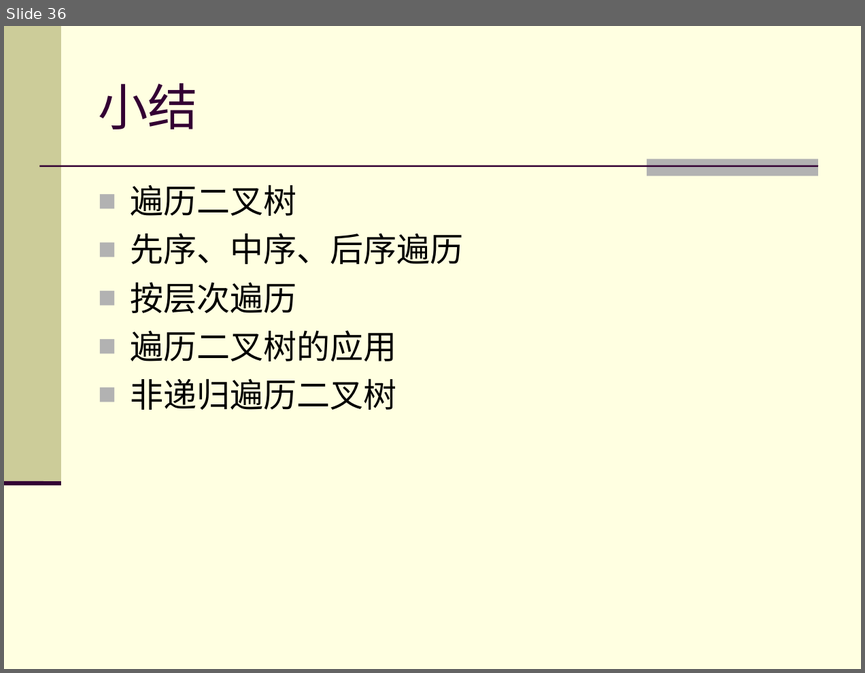
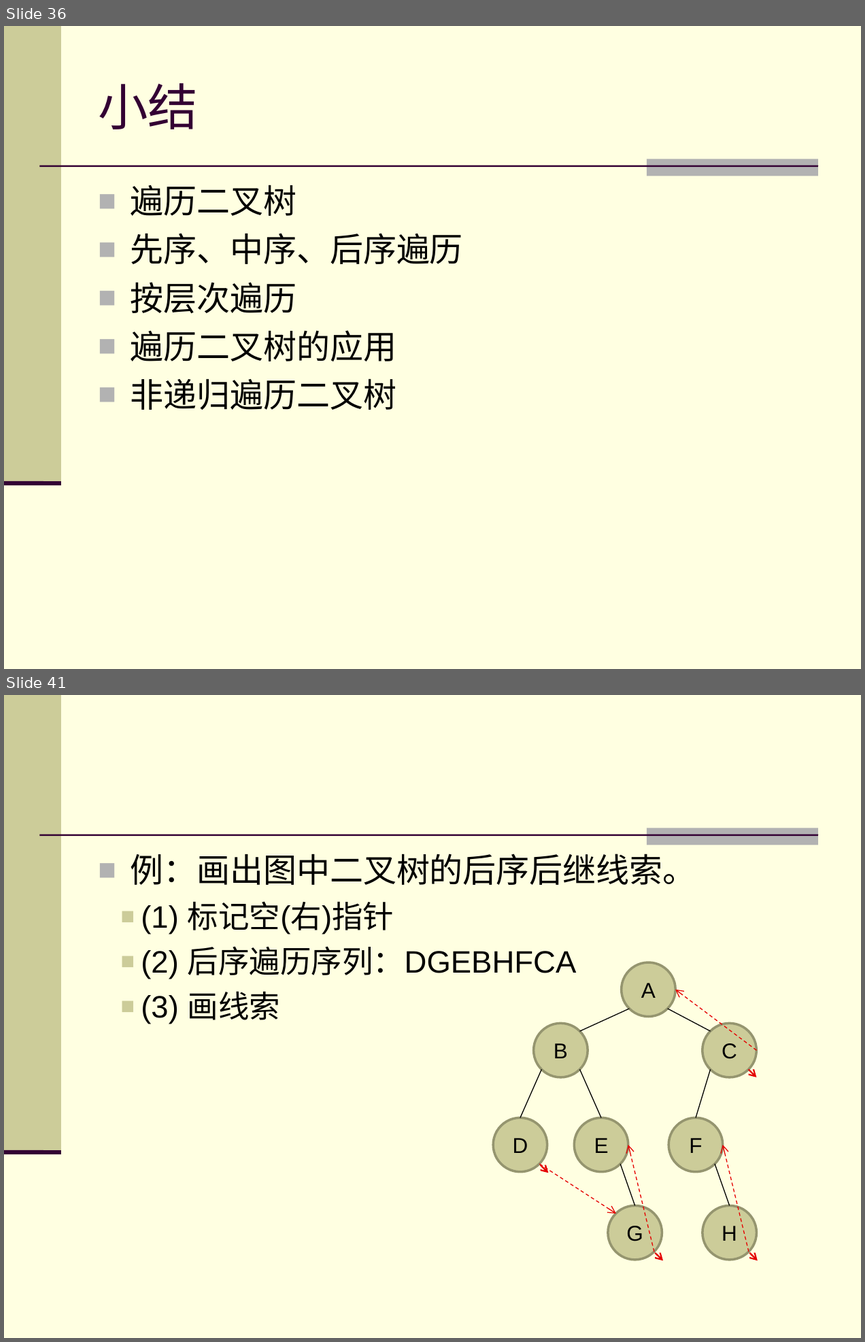
Before and after one commit to zhuangbo/ds-cpp, a slide deck: slides/PPT/ds6.3.ppt. Shown one above the other, each under a label of ours: slide 36 before the commit, slides 36 and 41 after it; the slides between them are not shown. The pictures are 865x673 and 865x1342 pixels, drawn with LibreOffice and Linux fonts; fonts in the diff are those of the drawing. Boxes give left, top, right and bottom in pixels: in the first picture for what was removed or moved away, otherwise in the second. Text is boxed around its words. In the diff, an @@ line names an element or a change of style, - is before the commit and + after.

```diff
--- a/slides/PPT/ds6.3.ppt
+++ b/slides/PPT/ds6.3.ppt
@@ slide 41 added at [4, 695, 861, 1338], background #FFFFE1; not listed: 4 template elements that a slide beside it also shows @@
@@ text added at [130, 853, 696, 1023], 26 pt, text #000000 @@
+■ 例：画出图中二叉树的后序后继线索。
+  ■ (1) 标记空(右)指针
+  ■ (2) 后序遍历序列：DGEBHFCA
+  ■ (3) 画线索
@@ arrow added from (756, 1050) to (675, 989), #E50000 0.74 pt dashed @@
@@ group added at [493, 962, 756, 1259]: 8 ellipses, 7 lines @@
+A
+B
+C
+D
+E
+F
+G
+H
@@ arrow added from (749, 1070) to (756, 1077), #E50000 1.25 pt @@
@@ arrow added from (540, 1164) to (616, 1213), #E50000 0.74 pt dashed @@
@@ arrow added from (654, 1251) to (628, 1145), #E50000 0.74 pt dashed @@
@@ arrow added from (749, 1251) to (723, 1145), #E50000 0.74 pt dashed @@
@@ arrow added from (541, 1164) to (548, 1172), #E50000 1.25 pt @@
@@ arrow added from (655, 1253) to (663, 1261), #E50000 1.25 pt @@
@@ arrow added from (749, 1253) to (757, 1261), #E50000 1.25 pt @@
```
Also in this commit, not shown: 35 other slides changed, 5 other slides added.
